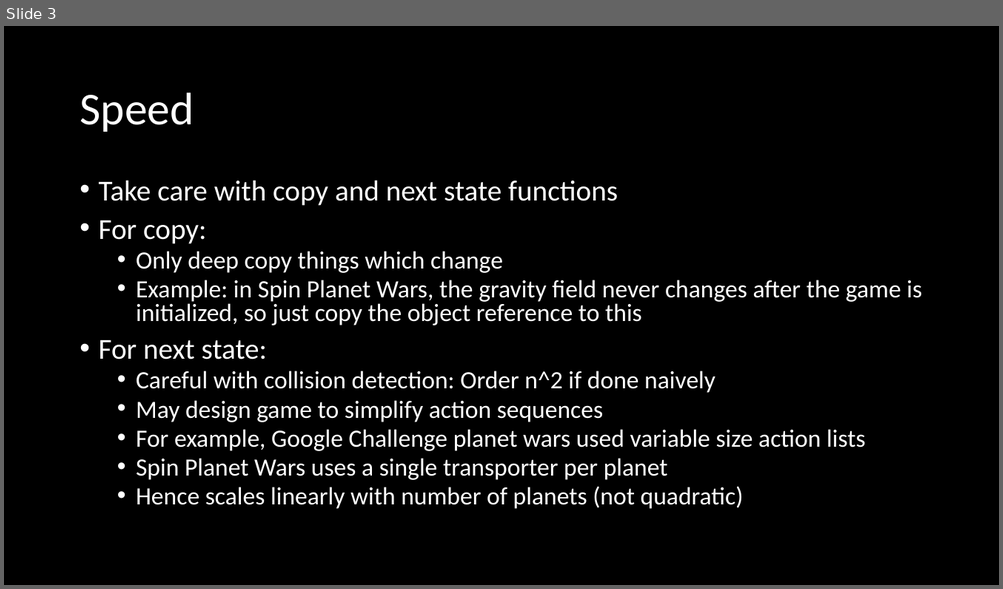
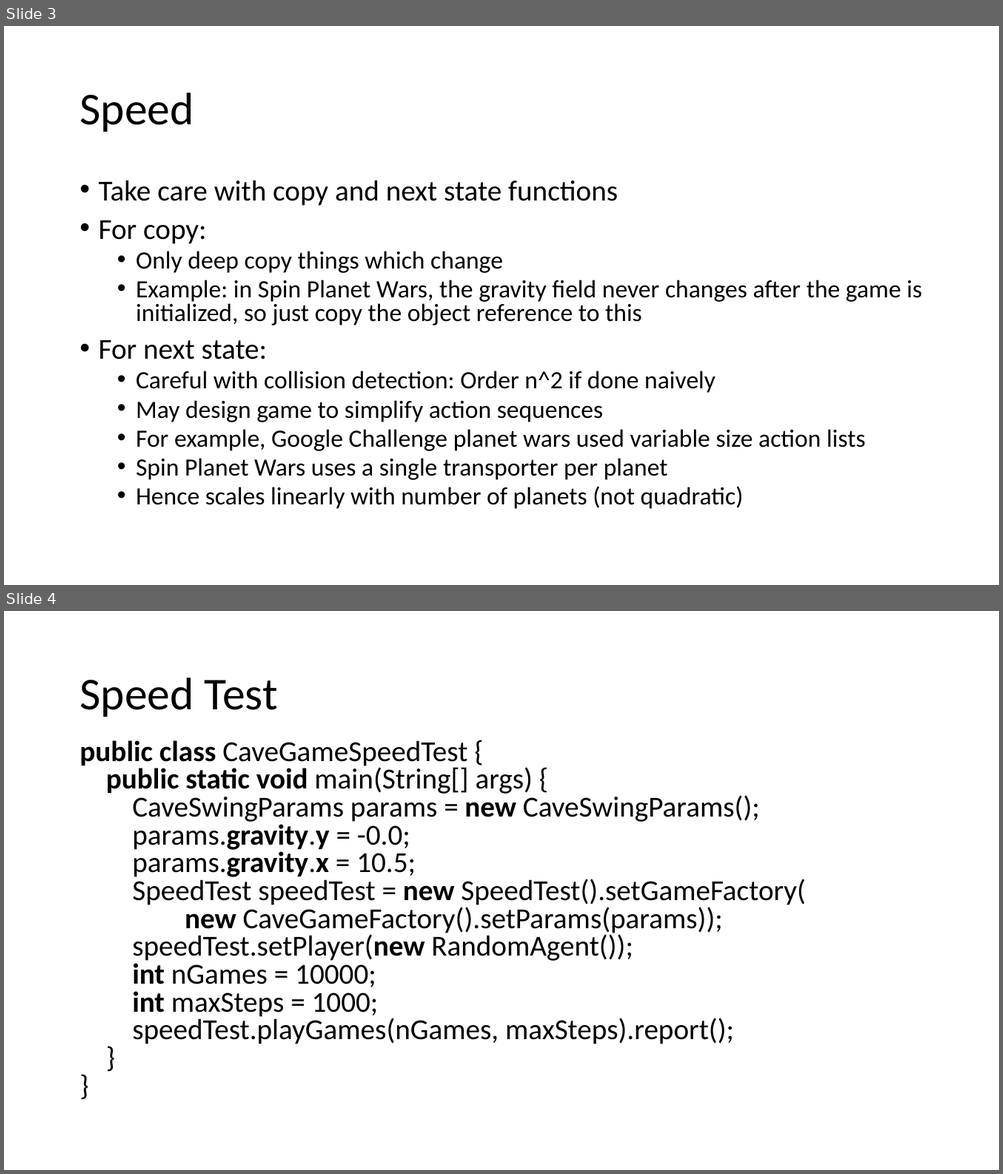
Before and after one commit to GAIGResearch/AIGD2, a slide deck: lectures/Fast Forward Models 2018.pptx. Shown one above the other, each under a label of ours: slide 3 before the commit, slides 3 and 4 after it. The pictures are 1003x589 and 1003x1174 pixels, drawn with LibreOffice and Linux fonts; fonts in the diff are those of the drawing. Boxes give left, top, right and bottom in pixels: in the first picture for what was removed or moved away, otherwise in the second. Text is boxed around its words. In the diff, an @@ line names an element or a change of style, - is before the commit and + after.

```diff
--- a/lectures/Fast Forward Models 2018.pptx
+++ b/lectures/Fast Forward Models 2018.pptx
@@ slide 4 added at (4,611,999,1170), background #FFFFFF @@
@@ title added at (79,678,278,717), 44 pt, text #000000 @@
+Speed Test
@@ text added at (79,741,805,1045), 28 pt, text #000000 @@
+public class CaveGameSpeedTest {
+public static void main(String[] args) {
+CaveSwingParams params = new CaveSwingParams();
+params.gravity.y = -0.0;
+params.gravity.x = 10.5;
+SpeedTest speedTest = new SpeedTest().setGameFactory(
+new CaveGameFactory().setParams(params));
+speedTest.setPlayer(new RandomAgent());
+int nGames = 10000;
+int maxSteps = 1000;
+speedTest.playGames(nGames, maxSteps).report();
+}
+}
@@ slide 3 changed as well @@
@@ background #000000 to #FFFFFF @@
@@ title "Speed" at (79,93,193,132): text colour #FFFFFF to #000000 @@
@@ text "Take care with copy and ..." at (99,180,922,509): text colour #FFFFFF to #000000 @@
```
Also in this commit, not shown: 4 other slides changed, 1 other slide added.
